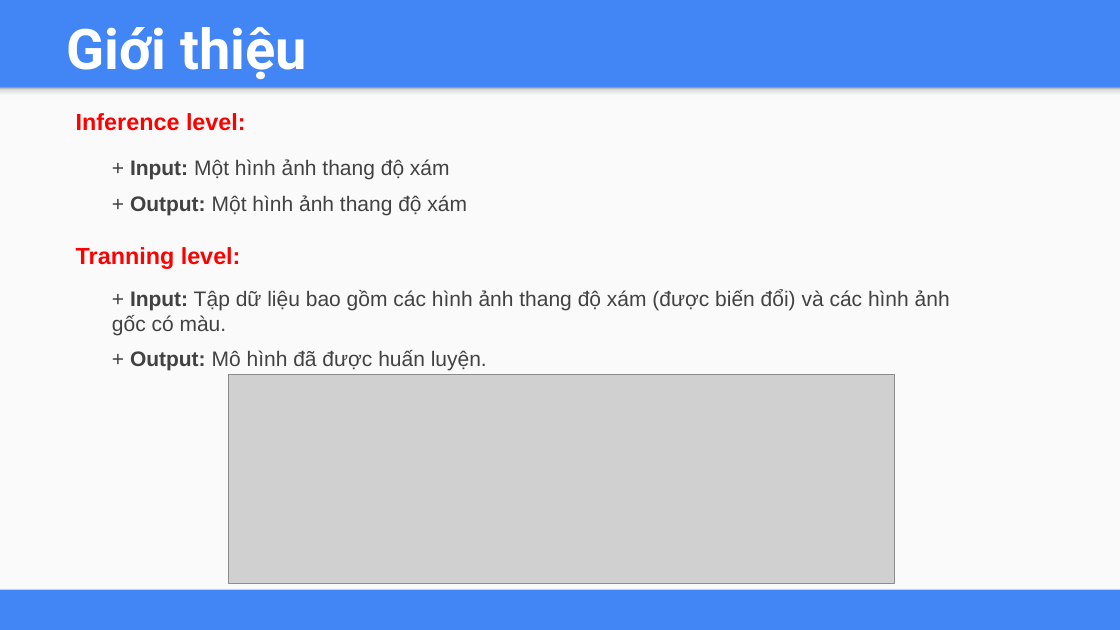
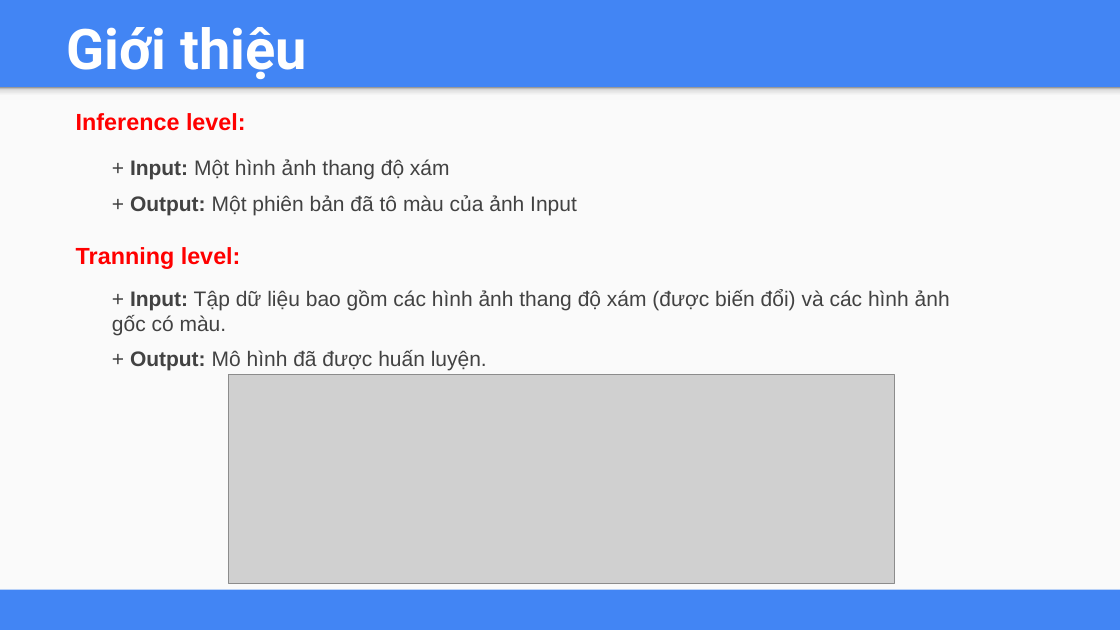
Before and after one commit to lekhanhhoang/influence-of-color, a slide deck: slide 3 of Báo cáo Final.pptx. Drawn at 1120x630 pixels with LibreOffice and Linux fonts; fonts in the diff are those of the drawing; grey boxes stand for pictures. Boxes give left, top, right and bottom in pixels: in the first picture for what was removed or moved away, otherwise in the second. Text is boxed around its words. In the diff, an @@ line names an element or a change of style, - is before the commit and + after.

```diff
--- a/Báo cáo Final.pptx
+++ b/Báo cáo Final.pptx
@@ text at <box>130,195,577,216</box>: text changed @@
-+ Output: Một hình ảnh thang độ xám
++ Output: Một phiên bản đã tô màu của ảnh Input
```
Also in this commit, not shown: 6 other slides changed, 8 slides added.
